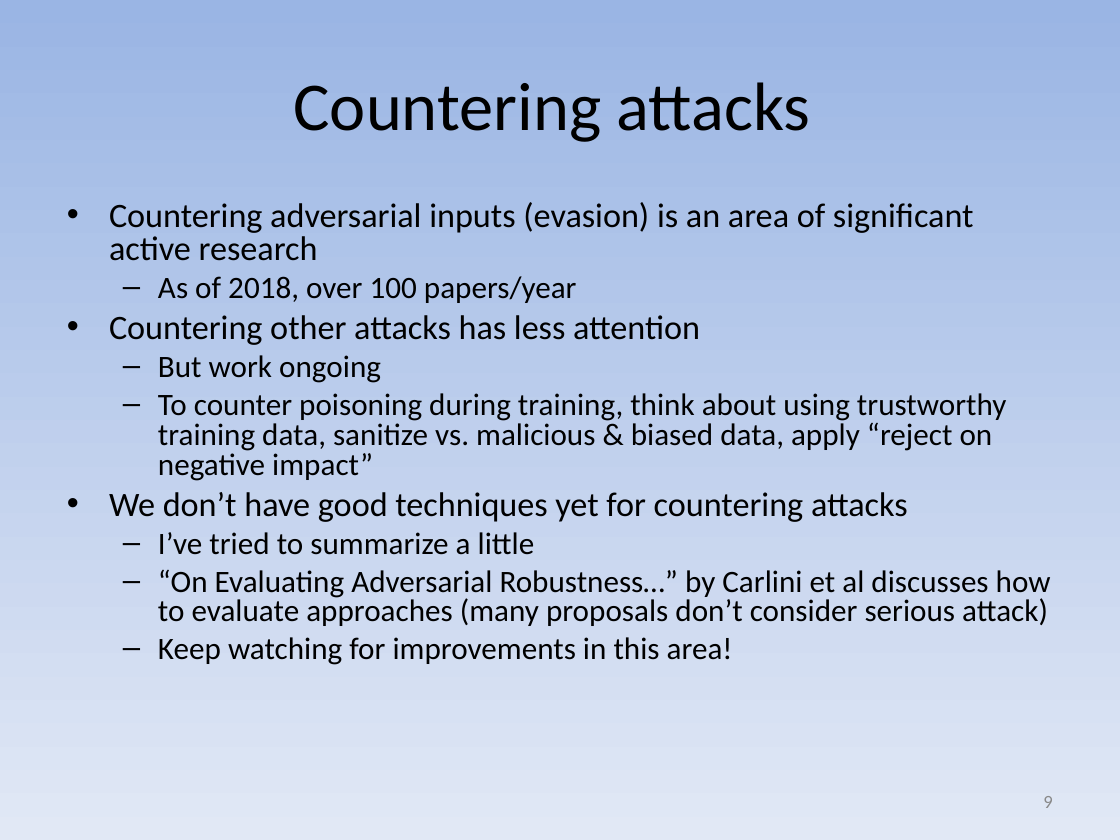
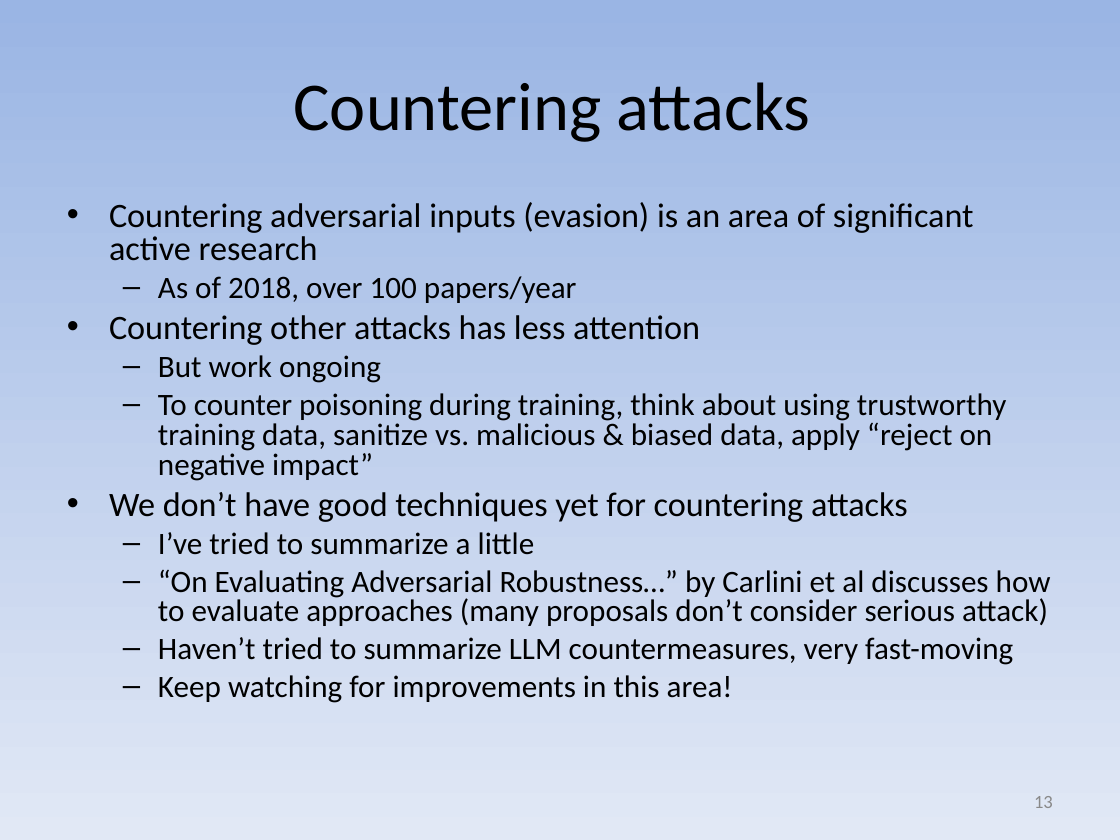
Before and after one commit to david-a-wheeler/david-a-wheeler.github.io, a slide deck: slide 13 of secure-class/presentations/Secure-Software-10-Misc.ppt (slide 9 before the commit). Drawn at 1120x840 pixels with LibreOffice and Linux fonts; fonts in the diff are those of the drawing. Boxes give left, top, right and bottom in pixels: in the first picture for what was removed or moved away, otherwise in the second. Text is boxed around its words. In the diff, an @@ line names an element or a change of style, - is before the commit and + after.

```diff
--- a/secure-class/presentations/Secure-Software-10-Misc.ppt
+++ b/secure-class/presentations/Secure-Software-10-Misc.ppt
@@ text at [158, 637, 1013, 665]: paragraph added @@
+  – Haven’t tried to summarize LLM countermeasures, very fast-moving
@@ page number at [1034, 796, 1053, 808]: text changed @@
-9
+13
```
Also in this commit, not shown: 3 other slides changed, 4 slides added.
